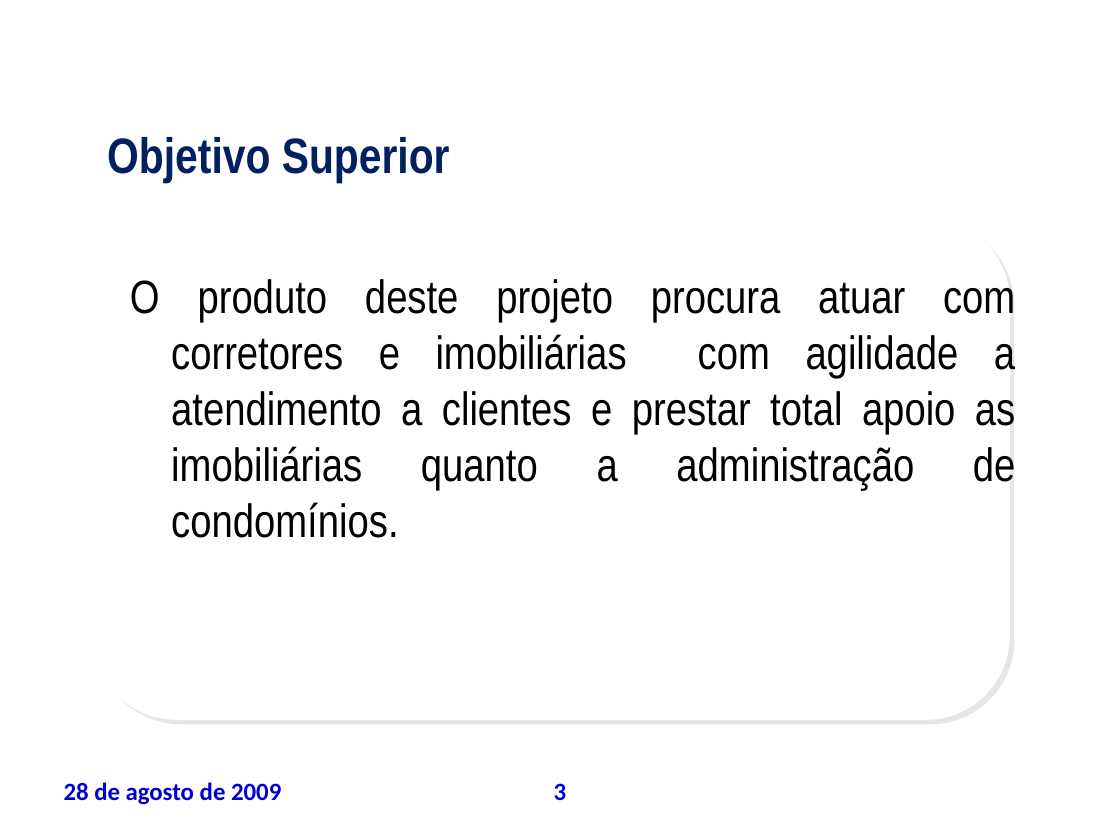
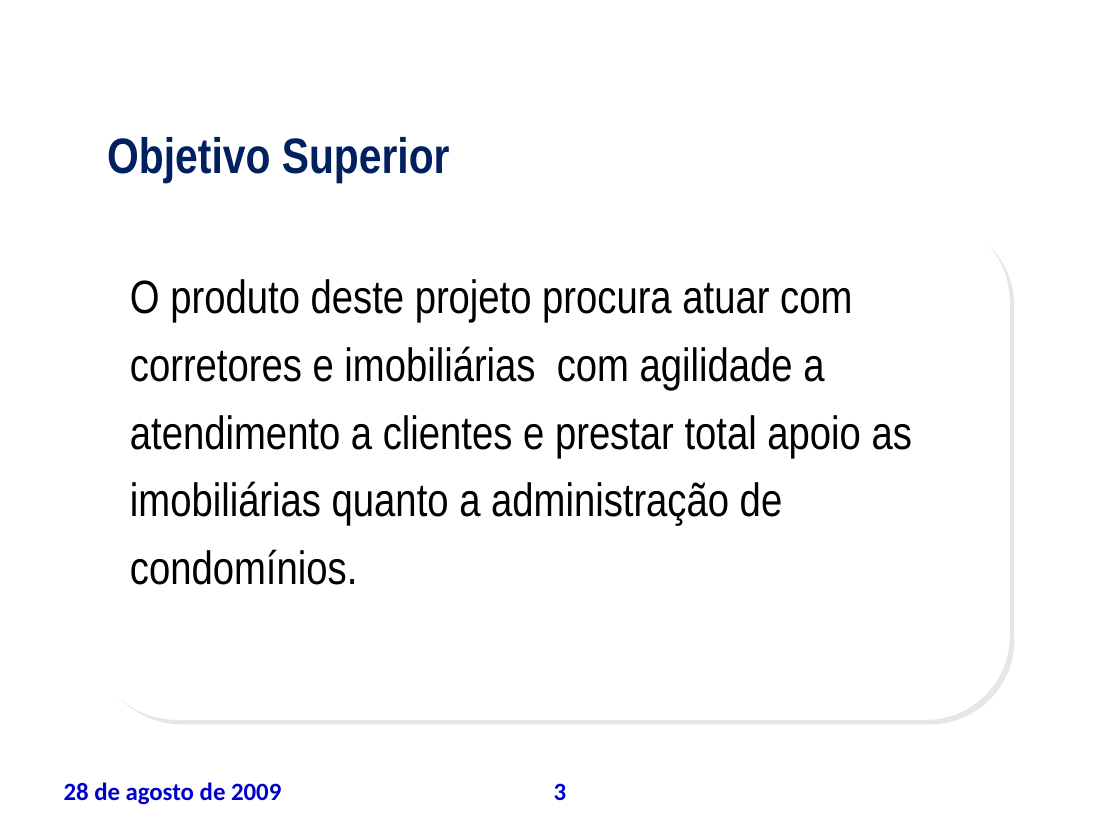
Before and after one commit to leoevaristo/psa20092, a slide deck: slide 3 of ARTEFATOS/TAP_apresentacao.ppt. Drawn at 1120x840 pixels with LibreOffice and Linux fonts; fonts in the diff are those of the drawing; background and template pictures are left out. Boxes give left, top, right and bottom in pixels: in the first picture for what was removed or moved away, otherwise in the second. Text is boxed around its words. In the diff, an @@ line names an element or a change of style, - is before the commit and + after.

```diff
--- a/ARTEFATOS/TAP_apresentacao.ppt
+++ b/ARTEFATOS/TAP_apresentacao.ppt
@@ text at [130, 279, 912, 585]: text changed @@
-O produto deste projeto procura atuar com corretores e imobiliárias com agilidade a atendimento a clientes e prestar total apoio as imobiliárias quanto a administração de condomínios.
+O produto deste projeto procura atuar com
+corretores e imobiliárias com agilidade a
+atendimento a clientes e prestar total apoio as
+imobiliárias quanto a administração de
+condomínios.
```
Also in this commit, not shown: 6 other slides changed.
